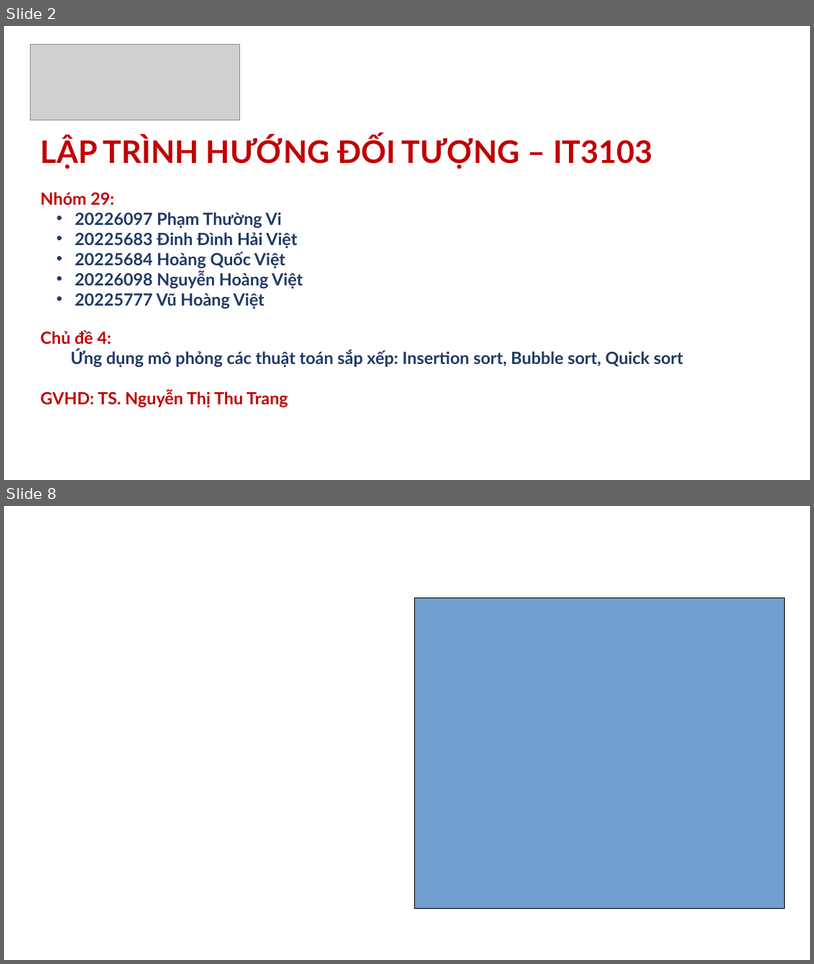
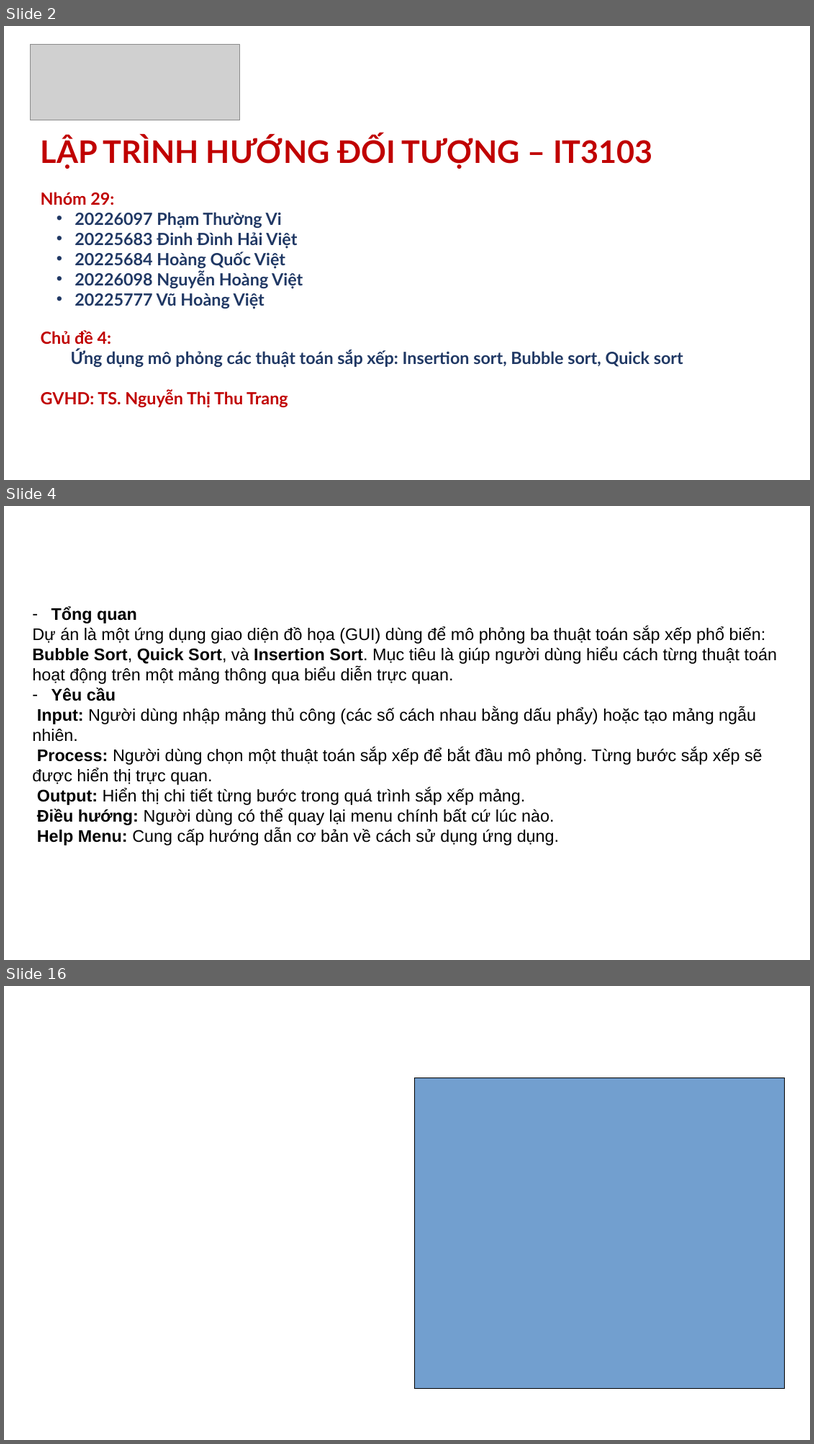
Before and after one commit to vitegod/LTHDT.20241-29, a slide deck: presentation/Slide_Nhóm 29.pptx. Shown one above the other, each under a label of ours: slides 2 and 8 before the commit, slides 2, 4 and 16 after it; the slides between them are not shown. The pictures are 814x964 and 814x1444 pixels, drawn with LibreOffice and Linux fonts; fonts in the diff are those of the drawing; grey boxes stand for pictures; background and template pictures are left out. Boxes give left, top, right and bottom in pixels: in the first picture for what was removed or moved away, otherwise in the second. Text is boxed around its words. In the diff, an @@ line names an element or a change of style, - is before the commit and + after.

Commit message:
Add new slide for presentation

```diff
--- a/presentation/Slide_Nhóm 29.pptx
+++ b/presentation/Slide_Nhóm 29.pptx
@@ slide 4 added at box(4, 506, 810, 960), background picture (left out) @@
@@ text added at box(26, 513, 788, 542), 24 pt, text #FFFFFF, bold @@
+Mô tả Mini-Project
@@ text added at box(32, 606, 777, 845), 20 pt, text #000000 @@
+– Tổng quan
+Dự án là một ứng dụng giao diện đồ họa (GUI) dùng để mô phỏng ba thuật toán sắp xếp phổ biến: Bubble Sort, Quick Sort, và Insertion Sort. Mục tiêu là giúp người dùng hiểu cách từng thuật toán hoạt động trên một mảng thông qua biểu diễn trực quan.
+– Yêu cầu
+Input: Người dùng nhập mảng thủ công (các số cách nhau bằng dấu phẩy) hoặc tạo mảng ngẫu nhiên.
+Process: Người dùng chọn một thuật toán sắp xếp để bắt đầu mô phỏng. Từng bước sắp xếp sẽ được hiển thị trực quan.
+Output: Hiển thị chi tiết từng bước trong quá trình sắp xếp mảng.
+Điều hướng: Người dùng có thể quay lại menu chính bất cứ lúc nào.
+Help Menu: Cung cấp hướng dẫn cơ bản về cách sử dụng ứng dụng.
@@ what was slide 8 is now slide 16 @@
```
Also in this commit, not shown: 12 other slides added, 5 slides removed.
